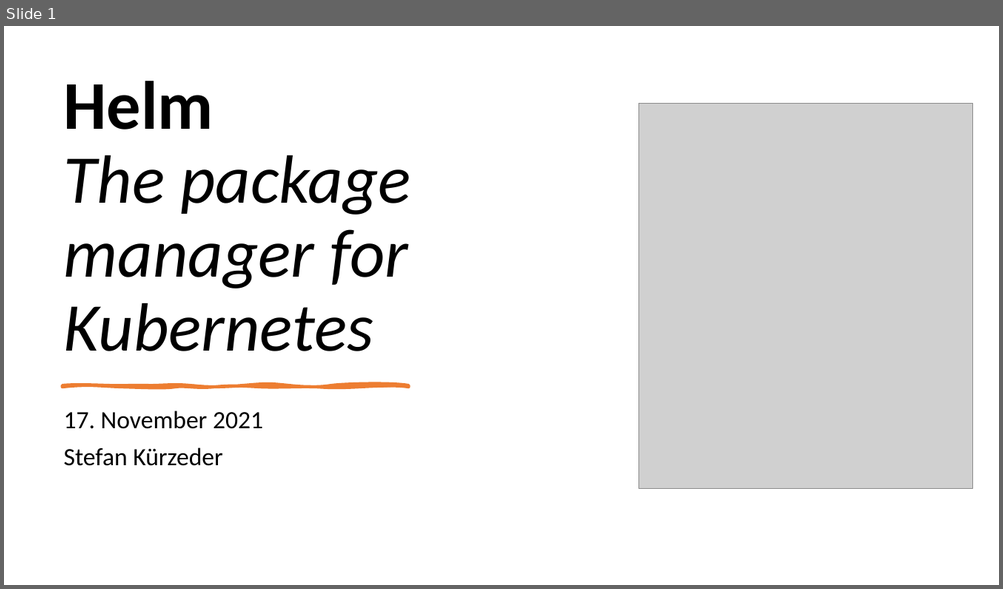
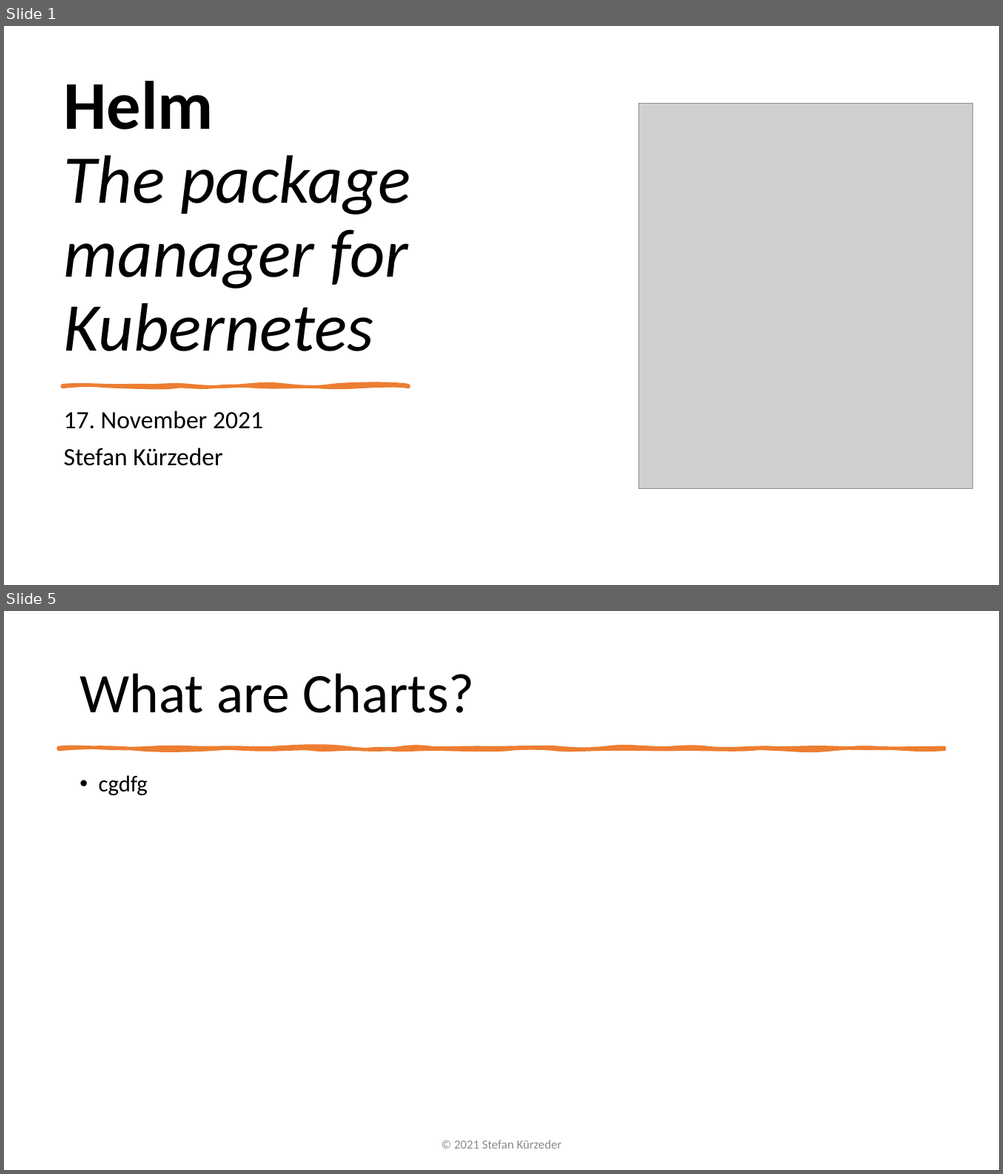
Before and after one commit to StiviiK/helm-handson, a slide deck: docs/Presentation-Helm.pptx. Shown one above the other, each under a label of ours: slide 1 before the commit, slides 1 and 5 after it; the slides between them are not shown. The pictures are 1003x589 and 1003x1174 pixels, drawn with LibreOffice and Linux fonts; fonts in the diff are those of the drawing; grey boxes stand for pictures. Boxes give left, top, right and bottom in pixels: in the first picture for what was removed or moved away, otherwise in the second. Text is boxed around its words. In the diff, an @@ line names an element or a change of style, - is before the commit and + after.

```diff
--- a/docs/Presentation-Helm.pptx
+++ b/docs/Presentation-Helm.pptx
@@ slide 5 added at (4, 611, 999, 1170), background #FFFFFF @@
@@ title added at (79, 673, 474, 713), 54 pt, text #000000 @@
+What are Charts?
@@ freeform shape added at (59, 748, 944, 749), fill #ED7D31, outline #ED7D31 3.25 pt @@
@@ text added at (99, 775, 148, 796), 22 pt, text #000000 @@
+• cgdfg
@@ text added at (454, 1140, 562, 1149), 12 pt, text #8C8C8C @@
+© 2021 Stefan Kürzeder
```
Also in this commit, not shown: 2 slides changed, 2 other slides added, 11 other files.
